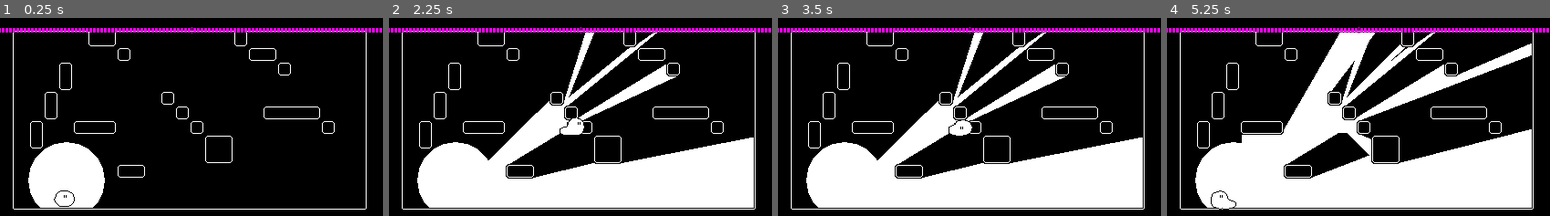
Above: before the commit, frames 1-4 (left to right).
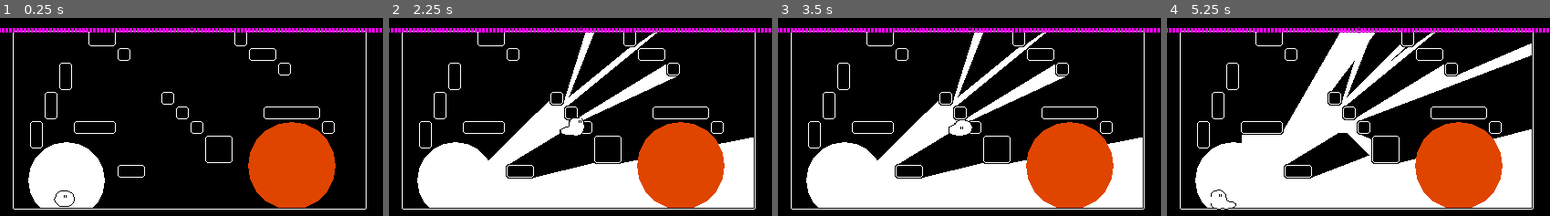
Above: after the commit, the same moments.

Repository: KingOfSpadesJFK/bhleg
Game: Godot game, scene res://levels/test_level.tscn
Same seed, same stepped clock (60 frames per second), same inputs: the game is played once before the commit and once after it.
Inputs (mouse positions are in pixels of both pictures, inside the frame that each line leads up to):
- Up to frame 1 (0.25 s): no input
- Up to frame 2 (2.25 s): tap Enter at 0.5 s; move the mouse to (664, 117) at 0.52 s; press the mouse at (664, 117) at 0.53 s; hold D (player_right) 0.53-1.25 s; tap Space (player_jump) at 0.77 s; release the mouse at (664, 117) at 1.25 s; drag from (503, 138) to (561, 170) at 1.27 s; move the mouse to (618, 79) at 2.02 s; press the mouse at (618, 79) at 2.03 s; hold D (player_right) from 2.03 s (still down)
- Up to frame 3 (3.5 s): release D (player_right) at 2.75 s; release the mouse at (1007, 79) at 2.75 s; drag from (950, 170) to (854, 95) at 2.77 s
- Up to frame 4 (5.25 s): tap Space (player_jump) at 3.5, 3.77 s; move the mouse to (1473, 160) at 3.52 s; press the mouse at (1473, 160) at 3.53 s; hold A (player_left) 3.53-4.25 s; release the mouse at (1473, 160) at 4.25 s; drag from (1243, 95) to (1258, 200) at 4.27 s; tap Enter at 5 s; move the mouse to (1377, 126) at 5.02 s; press the mouse at (1377, 126) at 5.03 s; hold A (player_left) from 5.03 s (still down)

The runs differ from the first frame. In frame 1, 7.8% of the frame differs, in the area x 64-88%, y 52-96%; in frame 2, 7.9%; in frame 3, 7.8%; in frame 4, 7.9%, in the area x 11-88%, y 52-97%.

Commit message:
init work on floaty light

Diff:
--- a/levels/s1.tscn
+++ b/levels/s1.tscn
@@ -1,7 +1,7 @@
 [gd_scene load_steps=9 format=3 uid="uid://dbt75gicu8akh"]
 
 [ext_resource type="PackedScene" uid="uid://cy4oa4aji2qxu" path="res://scenes/player.tscn" id="1_c205g"]
-[ext_resource type="Script" path="res://scripts/shadow_body.gd" id="2_5dcd2"]
+[ext_resource type="Script" path="res://scripts/light_body.gd" id="2_5dcd2"]
 [ext_resource type="TileSet" uid="uid://du3n7xwnm051j" path="res://assets/tileset.tres" id="3_ufcio"]
 [ext_resource type="Script" path="res://scripts/hud.gd" id="4_0mw62"]
 [ext_resource type="PackedScene" uid="uid://ckcyg1axbshy1" path="res://scenes/objects/key.tscn" id="4_gorjn"]
--- a/levels/test_level.tscn
+++ b/levels/test_level.tscn
@@ -1,14 +1,16 @@
 [gd_scene load_steps=8 format=3 uid="uid://bb8l5k2fjvhes"]
 
 [ext_resource type="PackedScene" uid="uid://cy4oa4aji2qxu" path="res://scenes/player.tscn" id="2_butpl"]
-[ext_resource type="Script" path="res://scripts/shadow_body.gd" id="3_465bv"]
+[ext_resource type="Script" path="res://scripts/light_body.gd" id="3_465bv"]
 [ext_resource type="TileSet" uid="uid://du3n7xwnm051j" path="res://assets/tileset.tres" id="3_ki0li"]
 [ext_resource type="Script" path="res://scripts/hud.gd" id="3_oirbf"]
 [ext_resource type="Script" path="res://scripts/cell_container.gd" id="4_rms5m"]
-[ext_resource type="PackedScene" uid="uid://bwdpxlkdq6g65" path="res://scenes/objects/laser_beam.tscn" id="6_e0d4d"]
 
 [sub_resource type="CircleShape2D" id="CircleShape2D_j7rlh"]
 radius = 42.0
+
+[sub_resource type="CircleShape2D" id="CircleShape2D_aw75m"]
+radius = 48.0416
 
 [node name="TestLevel" type="Node2D"]
 metadata/_edit_vertical_guides_ = [-204.0]
@@ -43,6 +45,14 @@
 shape = SubResource("CircleShape2D_j7rlh")
 disabled = true
 
+[node name="RedLight" type="Area2D" parent="."]
+modulate = Color(0.878431, 0.270588, 0, 1)
+script = ExtResource("3_465bv")
+
+[node name="CollisionShape2D" type="CollisionShape2D" parent="RedLight"]
+position = Vector2(320, 162)
+shape = SubResource("CircleShape2D_aw75m")
+
 [node name="Ground" type="TileMap" parent="."]
 tile_set = ExtResource("3_ki0li")
 format = 2
@@ -73,5 +83,3 @@
 script = ExtResource("4_rms5m")
 red_cells = 10
 cyan_cells = 10
-
-[node name="LaserBeam" parent="." instance=ExtResource("6_e0d4d")]
--- a/scenes/player.tscn
+++ b/scenes/player.tscn
@@ -735,7 +735,7 @@
 advance_mode = 2
 
 [sub_resource type="AnimationNodeStateMachineTransition" id="AnimationNodeStateMachineTransition_7gybw"]
-xfade_time = 0.3
+xfade_time = 0.05
 priority = 2
 advance_mode = 2
 advance_condition = &"is_moving"
@@ -803,7 +803,7 @@
 states/squish/node = SubResource("AnimationNodeAnimation_0rca7")
 states/squish/position = Vector2(573, -77)
 transitions = ["Start", "Idle", SubResource("AnimationNodeStateMachineTransition_vhnsr"), "Idle", "Walk", SubResource(" …(807 unchanged characters)…
-graph_offset = Vector2(-189, -221)
+graph_offset = Vector2(-104, 37)
 
 [node name="Player" type="CharacterBody2D"]
 collision_layer = 2
--- a/scripts/shadow_body.gd
+++ b/scripts/light_body.gd
@@ -1,5 +1,5 @@
-extends StaticBody2D
-class_name ShadowBody
+extends CollisionObject2D
+class_name LightBody
 
 const META_SHADOW_EXTENT = "extent"
 const META_SHADOW_HOLE = "is_hole"
@@ -24,10 +24,7 @@
 			c.set_meta(META_SHADOW_HOLE, false)
 
 			# Create the visual for the poly
-			var poly: Polygon2D = Polygon2D.new()
-			poly.polygon = c.polygon.duplicate()
-			_visual_poly.add_child(poly)
-			c.set_meta(META_SHADOW_VISUAL, poly)
+			add_visual_polygon(c.polygon)
 
 		elif c is CollisionShape2D:
 			if c.shape is CircleShape2D:
@@ -46,12 +43,16 @@
 				col.set_meta(META_SHADOW_EXTENT, extent)
 				col.set_meta(META_SHADOW_HOLE, false)
 
-				var poly: Polygon2D = Polygon2D.new()
-				poly.polygon = shape_poly.polygon
-				_visual_poly.add_child(poly)
-				col.set_meta(META_SHADOW_VISUAL, poly)
+				add_visual_polygon(shape_poly.polygon)
 
 	add_child(_visual_poly)
+
+
+func add_visual_polygon(polygon: PackedVector2Array):
+	var poly: Polygon2D = Polygon2D.new()
+	poly.polygon = polygon
+	_visual_poly.add_child(poly)
+
 
 ### Adds a polygon to the shadow body
 #	verts: The array of vertices for the polygon
@@ -117,10 +118,4 @@
 				c.set_meta(META_SHADOW_HOLE, col_poly.is_hole || Geometry2D.is_polygon_clockwise(arr))
 
 		# Create the visual for the polygon
-		var flash_visual: Polygon2D = Polygon2D.new()
-		flash_visual.polygon = verts
-		_visual_poly.add_child(flash_visual)
-
-
-func _rand():
-	return 0.75 + randf() * 0.25
+		add_visual_polygon(verts)
--- a/scripts/player.gd
+++ b/scripts/player.gd
@@ -14,7 +14,7 @@
 var gravity = ProjectSettings.get_setting("physics/2d/default_gravity")
 
 # The static body to draw over
-@export var shadow_body: ShadowBody
+@export var shadow_body: LightBody
 
 # The light cells of the player
 @export var red_cells: int = 10
